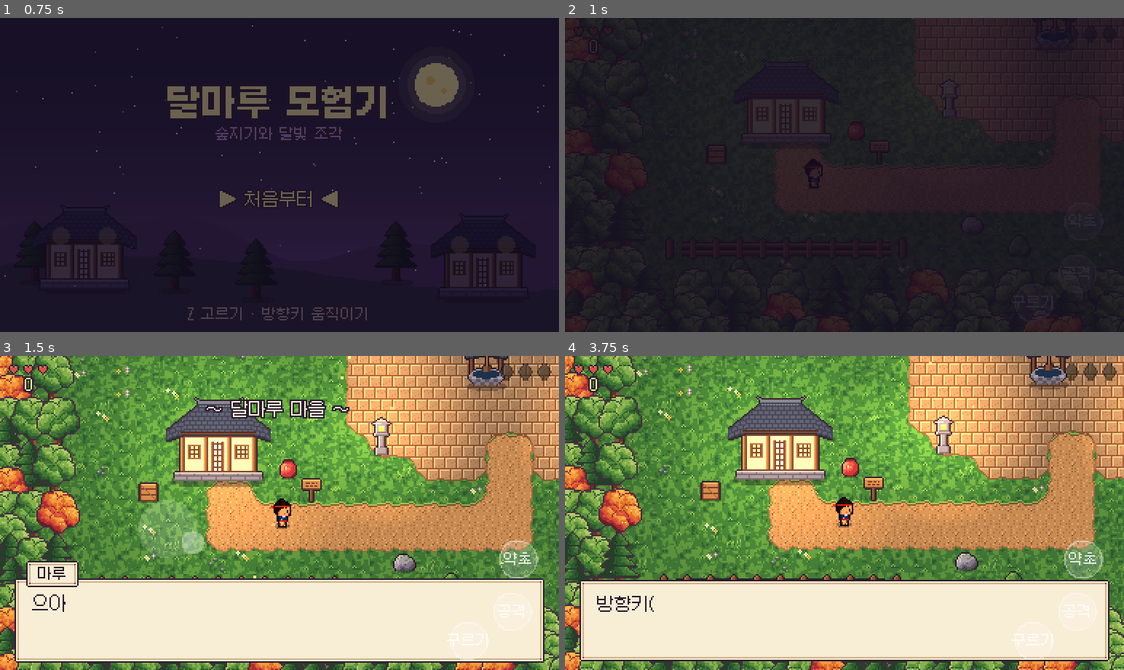
Above: before the commit, frames 1-4 (two rows, left to right).
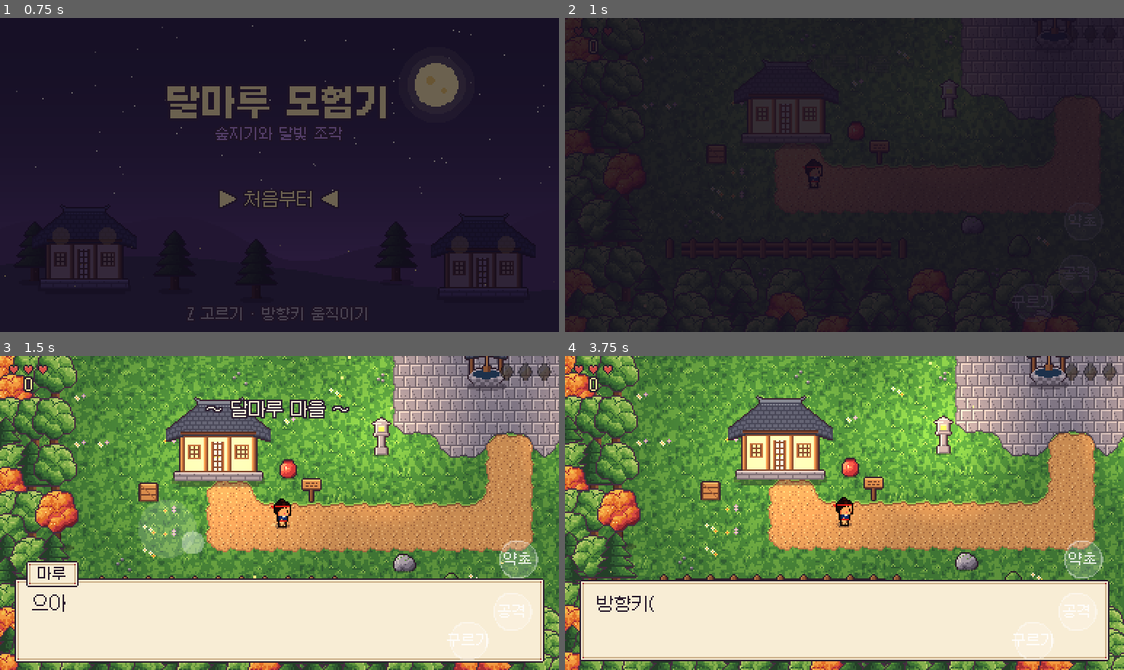
Above: after the commit, the same moments.

Repository: mhyoo-games/dalmaru
Game: Godot game, scene res://scenes/main.tscn
Two runs of this game, one before a commit and one after it. Both use one fixed random seed, a clock stepped at 60 frames per second and the inputs below.
Inputs (mouse positions are in pixels of both pictures, inside the frame that each line leads up to):
- Up to frame 1 (0.75 s): tap Enter at 0.5 s; move the mouse to (402, 159) at 0.52 s; hold Right (right) from 0.53 s (still down); tap Z (act) at 0.6 s; click (402, 159) at 0.67 s
- Up to frame 2 (1 s): keep holding Right (right); tap Space at 0.77 s
- Up to frame 3 (1.5 s): release Right (right) at 1.25 s; drag from (167, 528) to (251, 575) at 1.27 s
- Up to frame 4 (3.75 s): move the mouse to (900, 443) at 2.02 s; hold Right (right) 2.03-2.75 s; tap X (roll) at 2.1 s; drag from (816, 575) to (676, 465) at 2.77 s; move the mouse to (1012, 560) at 3.52 s; hold Left (left) from 3.53 s (still down); tap Enter at 3.6 s

Frame 1 is identical in both runs. In frame 2, 0.2% of the frame differs, in the area x 13-87%, y 0-82%; in frame 3, 34%; in frame 4, 35%, in the area x 0-100%, y 0-100%.

Commit message:
마을 마당을 돌바닥으로, 크기 줄임
Co-Authored-By: Claude Opus 5.5 <noreply@anthropic.com>
Claude-Session: https://claude.ai/code/session_012c35DQphT68L4yWxytCseu

Diff:
--- a/data/maps.json
+++ b/data/maps.json
@@ -21,15 +21,15 @@
    ".........PP..........PP.......PP............",
    ".........PPPPPPPPPPPPPPPPPPPPPPP............",
    ".........PPPPPPPPPPPPPPPPPPPPPPP............",
+   ".....................PP.......PP............",
+   "...................SSPPS......PP............",
    ".................SSSSPPSSS....PP............",
-   "................SSSSSPPSSSS...PP............",
-   "...............SSSSSSPPSSSSS..PP............",
-   "...............SSSSSSSSSSSSS................",
-   "...............SSSSSSSSSSSSPPPPPPPPPPPPPPPPP",
-   "...............SSSSSSSSSSSSPPPPPPPPPPPPPPPPP",
-   "...............SSSSSSSSSSSSS................",
-   "................SSSSSPPSSSS.................",
-   "..................SSSPPSS...................",
+   ".................SSSSSSSSS..................",
+   ".................SSSSSSSSS.PPPPPPPPPPPPPPPPP",
+   ".................SSSSSSSSS.PPPPPPPPPPPPPPPPP",
+   ".................SSSSSSSSS..................",
+   "...................SSPPS....................",
+   ".....................PP.....................",
    ".........PP..........PP.........WWWWW.......",
    ".........PPPPPPPPPPPPPP.......WWWWWWWWW.....",
    ".........PPPPPPPPPPPPPP......WWWWWWWWWWW....",
--- a/scripts/dev.gd
+++ b/scripts/dev.gd
@@ -131,9 +131,9 @@
 			var w = get_tree().get_first_node_in_group("world")
 			var p = get_tree().get_first_node_in_group("player")
 			for e in get_tree().get_nodes_in_group("enemy"): e.queue_free()
-			w.spawn_enemy("mushroom", p.position + Vector2(30, 0))
-			w.spawn_enemy("boar", p.position + Vector2(-60, 30))
-			w.spawn_enemy("wisp", p.position + Vector2(40, -50))
+			w.spawn_enemy("mushroom", p.position + Vector2(60, 0))
+			w.spawn_enemy("boar", p.position + Vector2(-90, 40))
+			w.spawn_enemy("wisp", p.position + Vector2(60, -60))
 			await wait(1.0)
 			await shot("c_spawn")
 			p.facing = Vector2.RIGHT
Binary file changed: assets/sprites/tiles.png
